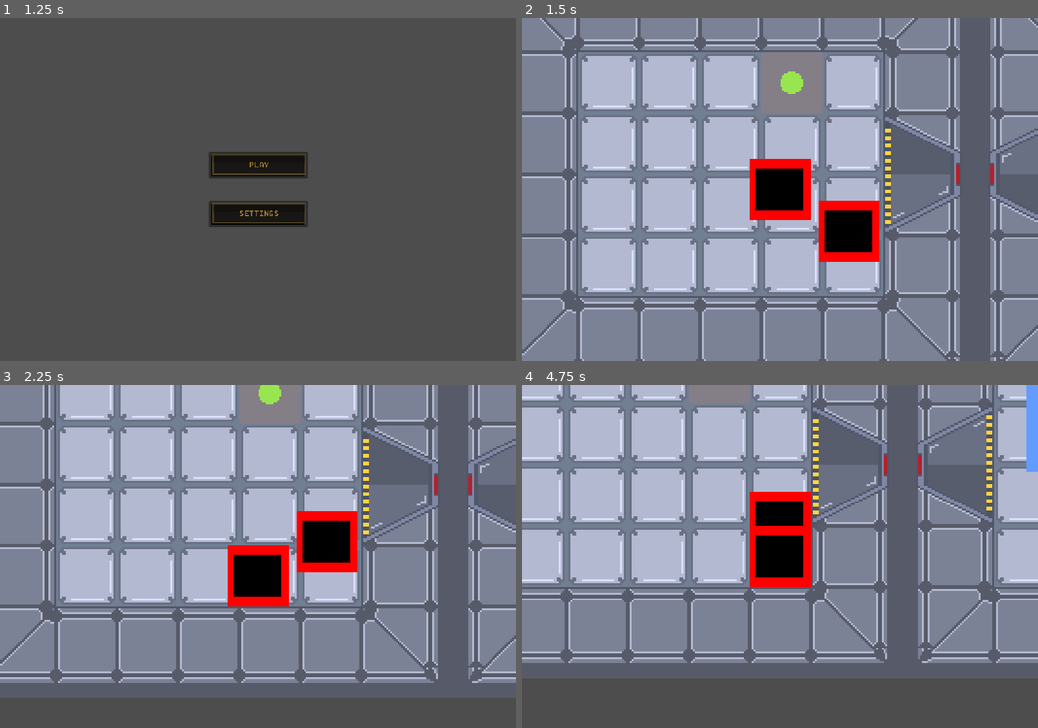
Above: before the commit, frames 1-4 (two rows, left to right).
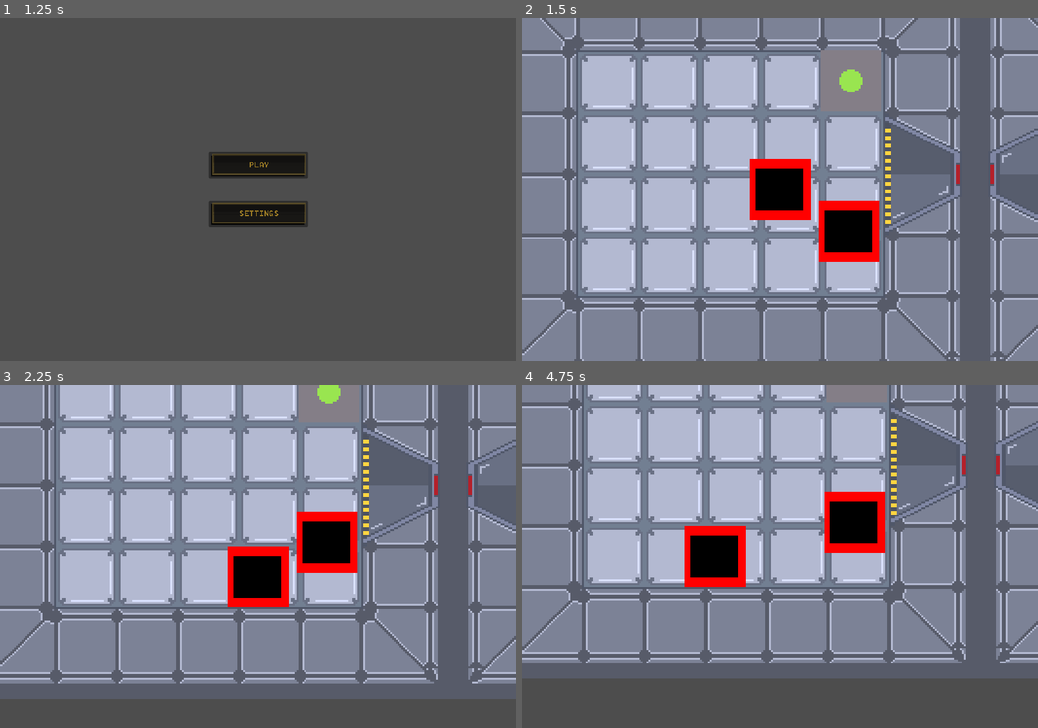
Above: after the commit, the same moments.

Repository: Pi-pol/Tachyon-race
Game: Godot game, scene res://Scenes/title.tscn
The game is run twice, just before and just after one commit, with the same random seed, the same clock (stepped at 60 frames per second) and the same inputs.
Inputs (mouse positions are in pixels of both pictures, inside the frame that each line leads up to):
- Up to frame 1 (1.25 s): tap Enter at 0.5 s; move the mouse to (371, 172) at 0.52 s; hold Right (ui_right) from 0.53 s (still down); click (371, 172) at 0.67 s
- Up to frame 2 (1.5 s): release Right (ui_right) at 1.25 s; click (780, 165) at 1.25 s
- Up to frame 3 (2.25 s): tap Space at 2 s; move the mouse to (154, 573) at 2.02 s; hold Down (ui_down) from 2.03 s (still down)
- Up to frame 4 (4.75 s): move the mouse to (831, 481) at 2.77 s; release Down (ui_down) at 2.78 s; hold Right (ui_right) 2.78-3.53 s; move the mouse to (754, 625) at 3.52 s; hold Up (ui_up) 3.53-4.28 s; click (754, 625) at 3.67 s; tap Enter at 4.25 s; move the mouse to (934, 607) at 4.27 s; hold Left (ui_left) from 4.28 s (still down)

Frame 1 is identical in both runs. In frame 2, 3.7% of the frame differs, in the area x 46-70%, y 9-28%; in frame 3, 7.1%; in frame 4, 43%, in the area x 0-100%, y 0-82%.

Commit message:
Tiles updated

Diff:
--- a/Scenes/1stlevel.tscn
+++ b/Scenes/1stlevel.tscn
@@ -88,7 +88,7 @@
 shape = SubResource("RectangleShape2D_84ht8")
 
 [node name="ButtonGame" parent="." instance=ExtResource("6_4hc3a")]
-position = Vector2(144, 48)
+position = Vector2(175, 47)
 
 [node name="TileMap" parent="." instance=ExtResource("7_fkt6h")]
 layer_0/tile_data = PackedInt32Array(65537, 0, 0, 65538, 0, 0, 65539, 0, 0, 65540, 0, 0, 65541, 0, 0, 131077, 0, 0, 131 …(2175 unchanged characters)…
--- a/Scripts/Player.gd
+++ b/Scripts/Player.gd
@@ -1,7 +1,7 @@
 extends CharacterBody2D
 
 const ACCELERATION = 2000
-const MAX_SPEED =500
+const MAX_SPEED =300
 const FRICTION = 8000
 
 func _physics_process(delta):
@@ -17,7 +17,9 @@
 		velocity = velocity.move_toward(Vector2.ZERO,FRICTION*delta)
 	move_and_slide()
 	if get_slide_collision_count() > 0:
-		_check_pushables(velocity)
+		var push_vel = Vector2.ZERO
+		push_vel = input_vector.normalized()*150
+		_check_pushables(push_vel)
 
 func _check_pushables(motion: Vector2) -> void:
 	if abs(motion.x) + abs(motion.y) > 1:
Not shown, added: Assets/character.png.import
Binary file changed: Assets/tiles.png
